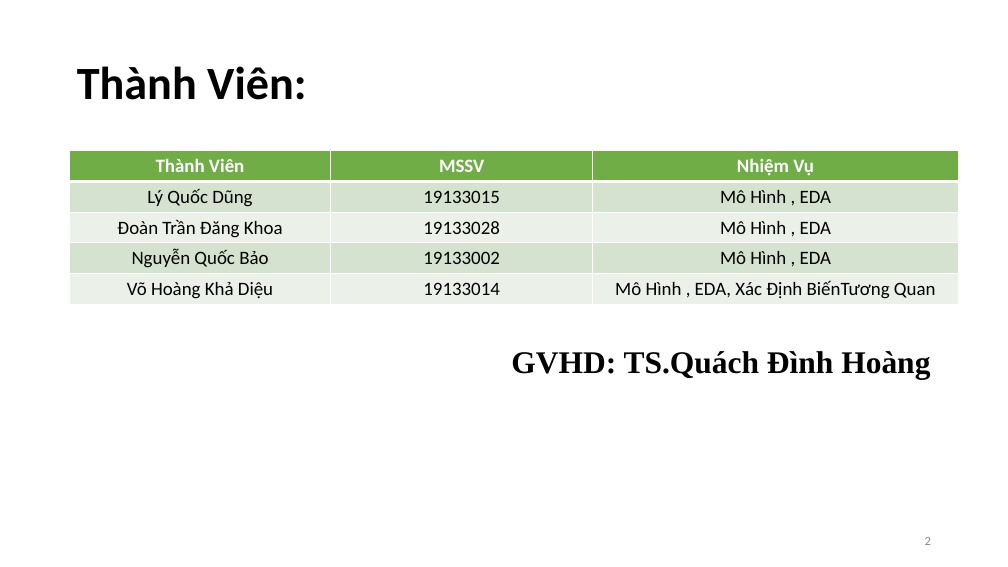
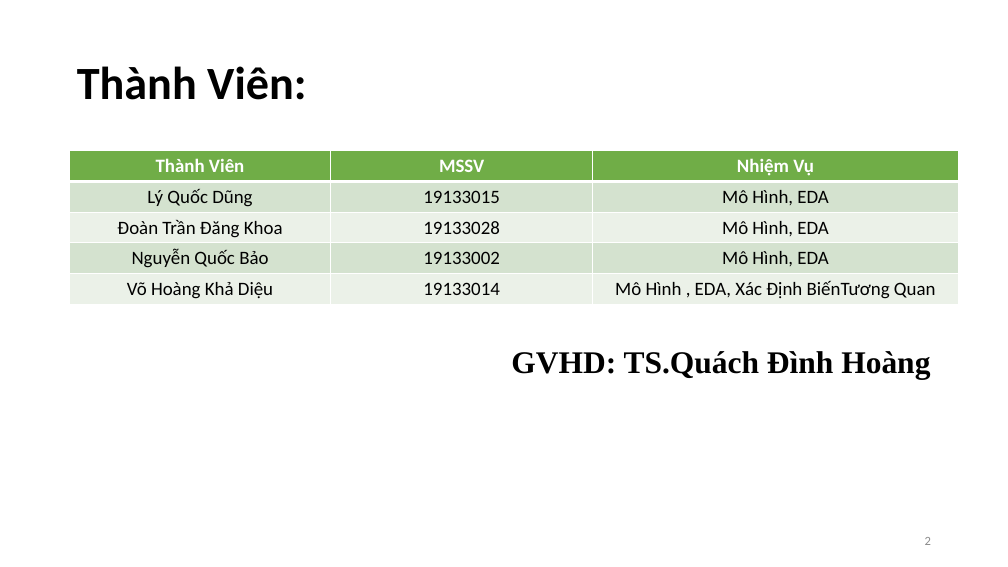
Before and after one commit to quocdunglxag123/Project-DM-Nhom10, a slide deck: slide 2 of Nhom10-report.pptx. Drawn at 1008x567 pixels with LibreOffice and Linux fonts; fonts in the diff are those of the drawing. Boxes give left, top, right and bottom in pixels: in the first picture for what was removed or moved away, otherwise in the second. Text is boxed around its words. In the diff, an @@ line names an element or a change of style, - is before the commit and + after.

```diff
--- a/Nhom10-report.pptx
+++ b/Nhom10-report.pptx
@@ table at (70,151,959,304) @@
-row 2, column 3: Mô Hình , EDA
+row 2, column 3: Mô Hình, EDA
-row 3, column 3: Mô Hình , EDA
+row 3, column 3: Mô Hình, EDA
-row 4, column 3: Mô Hình , EDA
+row 4, column 3: Mô Hình, EDA
```
Also in this commit, not shown: 1 other slide changed, 1 slide added, 1 other file.
